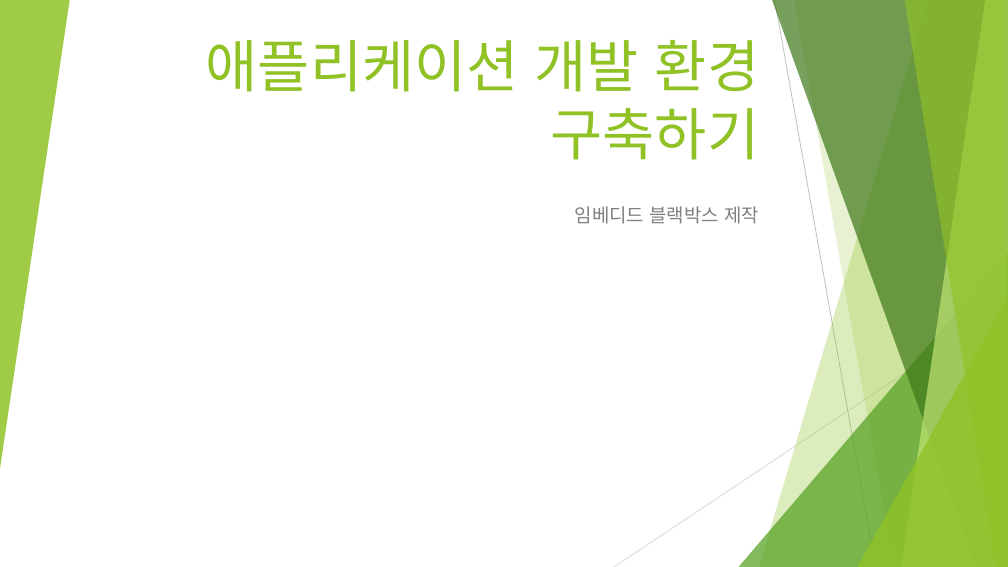
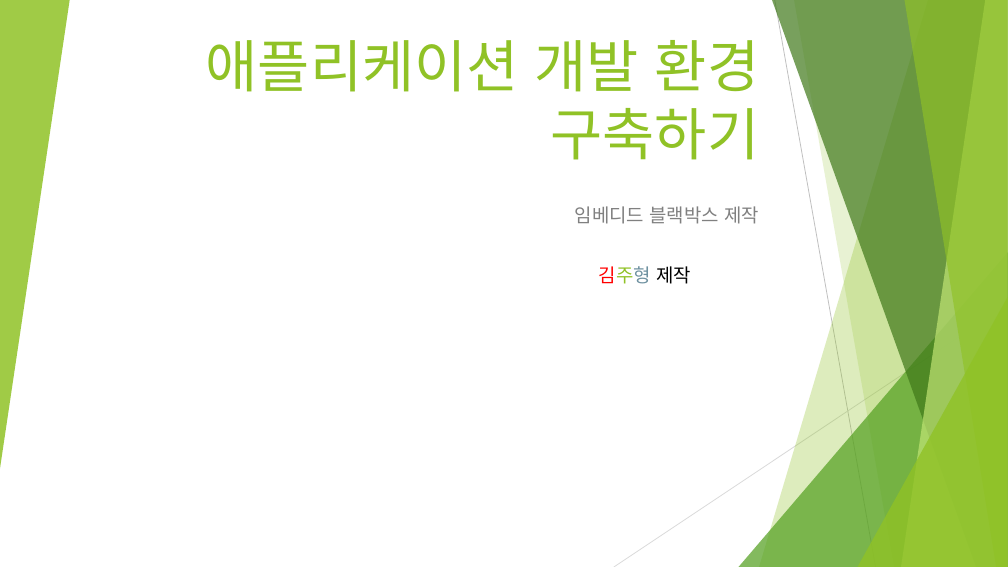
Before and after one commit to kjhes/embedded-, a slide deck: slide 1 of 어플리케이션환경구축.pptx. Drawn at 1008x567 pixels with LibreOffice and Linux fonts; fonts in the diff are those of the drawing. Boxes give left, top, right and bottom in pixels: in the first picture for what was removed or moved away, otherwise in the second. Text is boxed around its words. In the diff, an @@ line names an element or a change of style, - is before the commit and + after.

```diff
--- a/어플리케이션환경구축.pptx
+++ b/어플리케이션환경구축.pptx
@@ text added at box(599, 266, 691, 284), 18 pt, text #000000 @@
+김주형 제작
```
Also in this commit, not shown: 3 other slides changed, 1 slide added, 1 slide removed, 3 other files.
